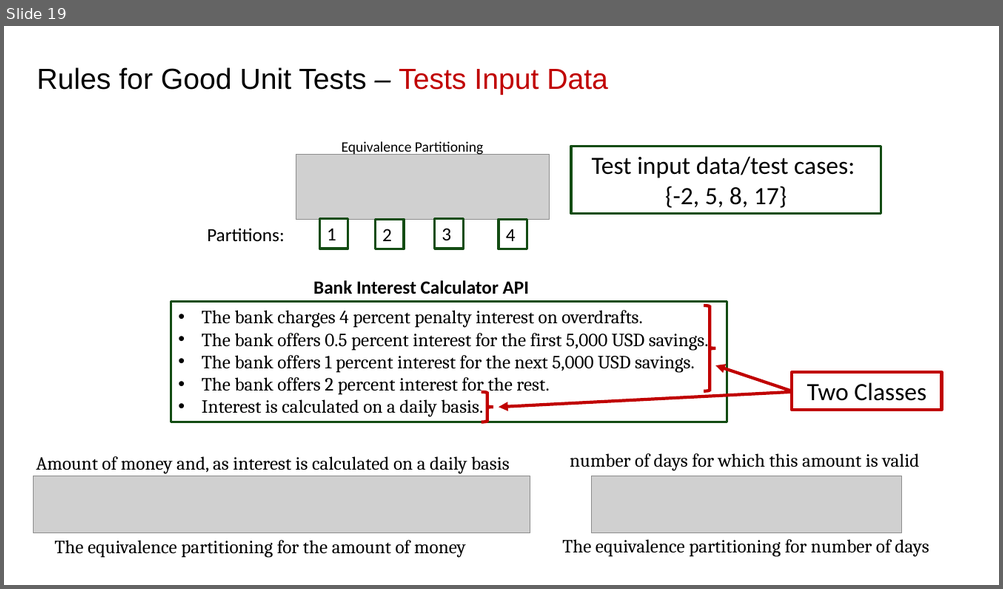
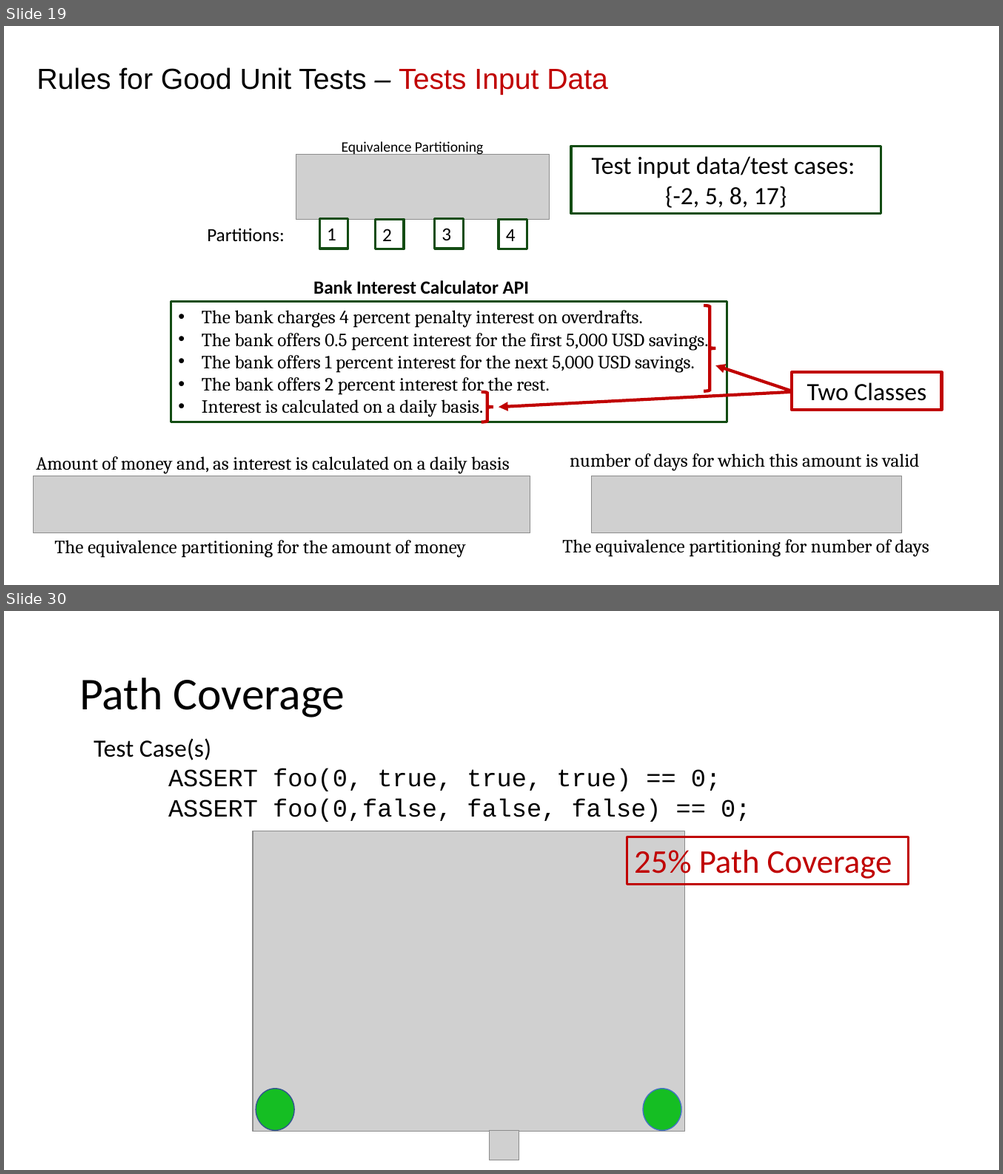
Before and after one commit to johnxu21/johnxu21.github.io, a slide deck: teaching/CS472-Spring2023/Timetable/Software_Testing.pptx. Shown one above the other, each under a label of ours: slide 19 before the commit, slides 19 and 30 after it; the slides between them are not shown. The pictures are 1003x589 and 1003x1174 pixels, drawn with LibreOffice and Linux fonts; fonts in the diff are those of the drawing; grey boxes stand for pictures. Boxes give left, top, right and bottom in pixels: in the first picture for what was removed or moved away, otherwise in the second. Text is boxed around its words. In the diff, an @@ line names an element or a change of style, - is before the commit and + after.

```diff
--- a/teaching/CS472-Spring2023/Timetable/Software_Testing.pptx
+++ b/teaching/CS472-Spring2023/Timetable/Software_Testing.pptx
@@ slide 30 added at [4, 611, 999, 1170], background #FFFFFF @@
@@ title added at [79, 678, 345, 718], 44 pt, text #000000 @@
+Path Coverage
@@ text added at [94, 738, 750, 822], 24 pt, text #000000 @@
+Test Case(s)
+ASSERT foo(0, true, true, true) == 0;
+ASSERT foo(0,false, false, false) == 0;
@@ picture added at [253, 831, 685, 1132] @@
@@ rectangle added at [627, 837, 908, 885], outline #C00000 2.25 pt, 32 pt, text #C00000 @@
+25% Path Coverage
@@ ellipse added at [256, 1089, 294, 1131], fill #15BE23, outline #325491 1 pt @@
@@ ellipse added at [643, 1089, 681, 1131], fill #15BE23, outline #4472C4 1 pt @@
@@ picture added at [489, 1131, 519, 1161] @@
```
Also in this commit, not shown: 4 slides changed, 12 other slides added, 1 slide removed, 3 other files.
